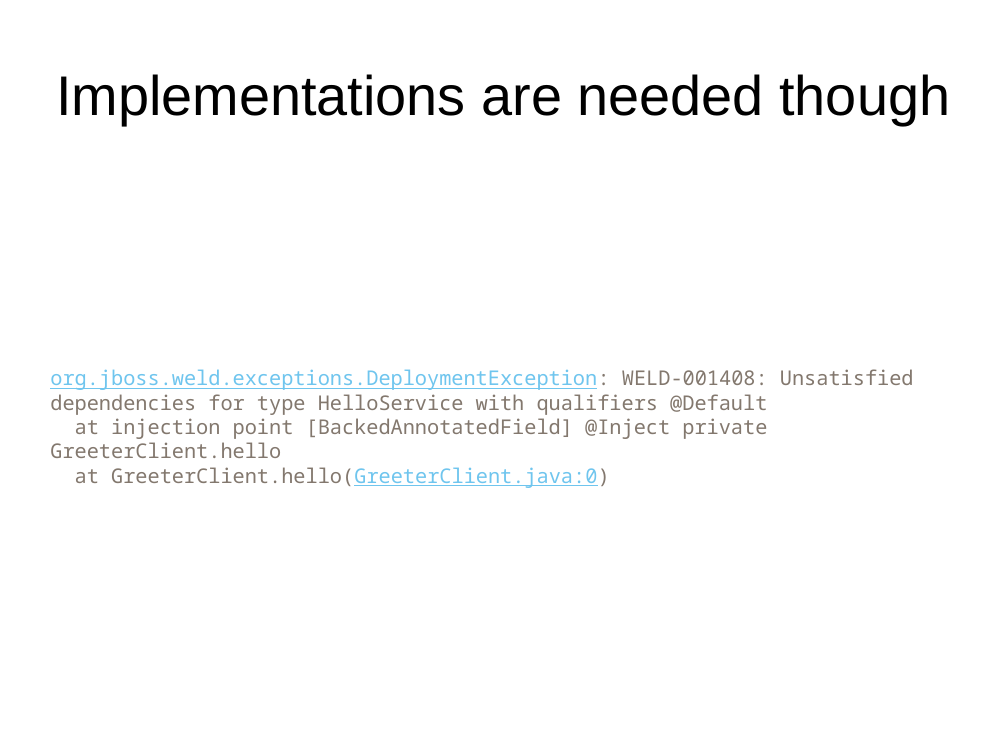
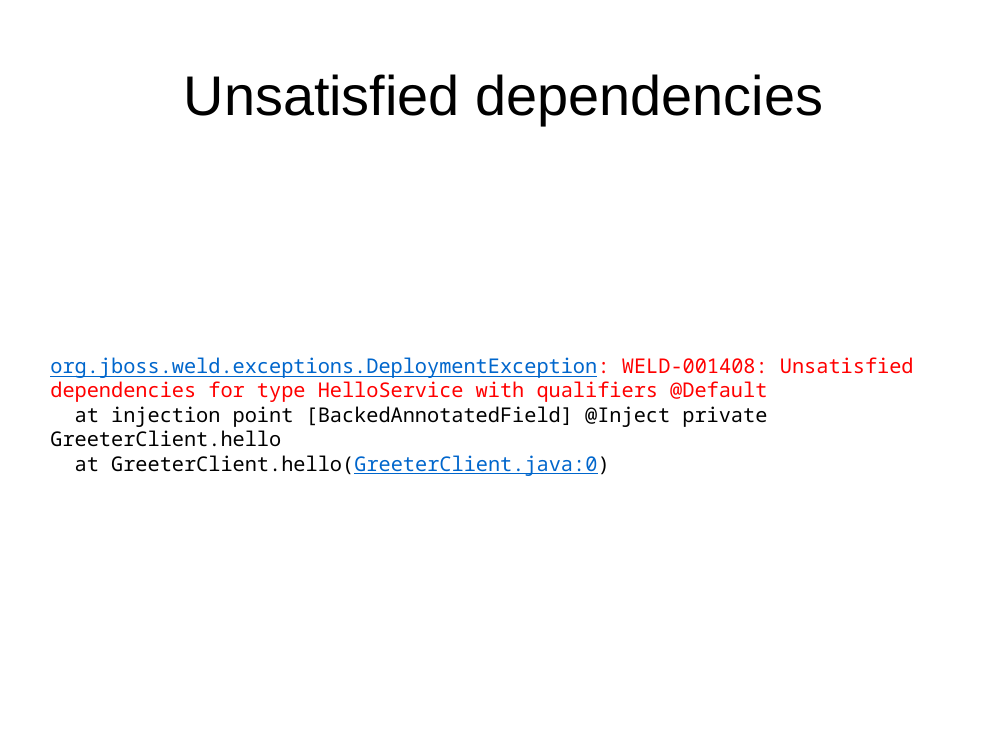
Before and after one commit to FrigoCoder/CDI, a slide deck: slide 18 of CDI.odp (slide 15 before the commit). Drawn at 1008x756 pixels with LibreOffice and Linux fonts; fonts in the diff are those of the drawing. Boxes give left, top, right and bottom in pixels: in the first picture for what was removed or moved away, otherwise in the second. Text is boxed around its words. In the diff, an @@ line names an element or a change of style, - is before the commit and + after.

```diff
--- a/CDI.odp
+++ b/CDI.odp
@@ title at (x1=184, y1=74, x2=823, y2=125): text changed @@
-Implementations are needed though
+Unsatisfied dependencies
@@ text "org.jboss.weld.exceptions.DeploymentException: WELD-001408:  ..." at (x1=50, y1=357, x2=914, y2=476): text colour #6FC5EE to #0066CC in "org.jboss.weld.exceptions.DeploymentException:", "GreeterClient.hello(GreeterClient.java:0)"; text colour #83786E to #FF0000 in "org.jboss.weld.exceptions.DeploymentException: WELD-001408:  ..."; text colour #83786E to #000000 in "at injection point [BackedAnnotatedField] @Inject private Gr ...", "at GreeterClient.hello(GreeterClient.java:0)" @@
```
Also in this commit, not shown: 1 other slide changed, 7 slides added, 2 slides removed, 5 other files.
